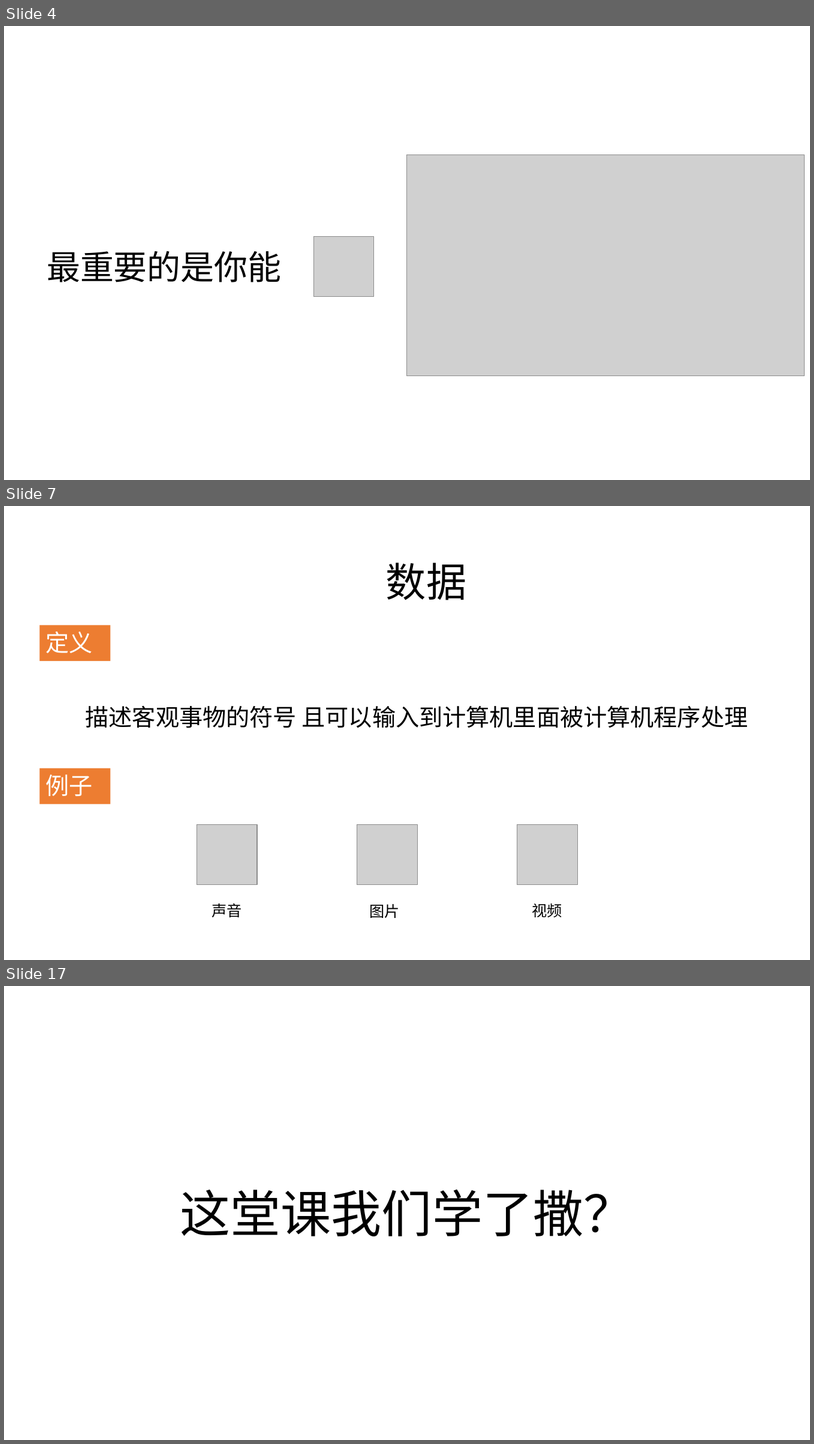
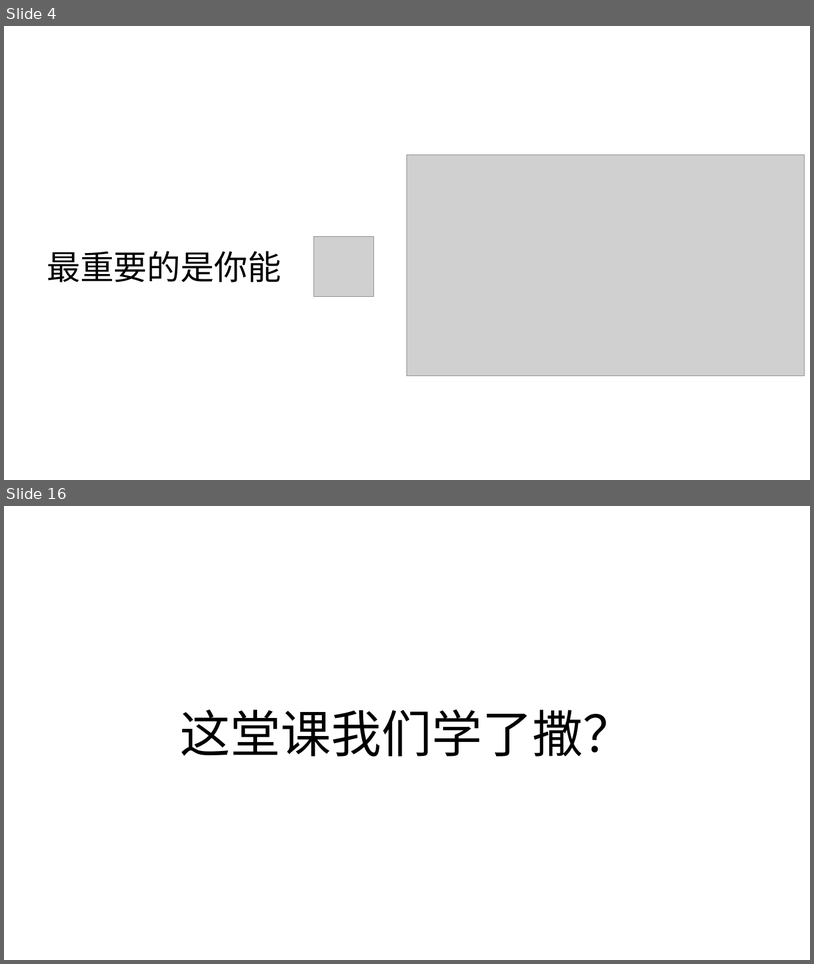
Before and after one commit to zjyesir/hmc_java_1, a slide deck: 1.1绪论.pptx. Shown one above the other, each under a label of ours: slides 4, 7 and 17 before the commit, slides 4 and 16 after it; the slides between them are not shown. The pictures are 814x1444 and 814x964 pixels, drawn with LibreOffice and Linux fonts; fonts in the diff are those of the drawing; grey boxes stand for pictures; background and template pictures are left out. Boxes give left, top, right and bottom in pixels: in the first picture for what was removed or moved away, otherwise in the second. Text is boxed around its words. In the diff, an @@ line names an element or a change of style, - is before the commit and + after.

```diff
--- a/1.1绪论.pptx
+++ b/1.1绪论.pptx
@@ slide 7 removed at box(4, 506, 810, 960), background picture (left out) @@
@@ text removed at box(386, 562, 467, 600) @@
-数据
@@ rectangle removed at box(39, 625, 110, 661) @@
-定义
@@ text removed at box(86, 705, 749, 728) @@
-描述客观事物的符号 且可以输入到计算机里面被计算机程序处理
@@ rectangle removed at box(39, 768, 110, 804) @@
-例子
@@ picture removed at box(197, 824, 257, 885) @@
@@ picture removed at box(357, 824, 418, 885) @@
@@ picture removed at box(518, 824, 578, 885) @@
@@ text removed at box(212, 903, 242, 917) @@
-声音
@@ text removed at box(369, 904, 399, 918) @@
-图片
@@ text removed at box(533, 903, 563, 917) @@
-视频
@@ what was slide 17 is now slide 16 @@
```
Also in this commit, not shown: 7 slides changed, 4 slides added, 4 other slides removed.
